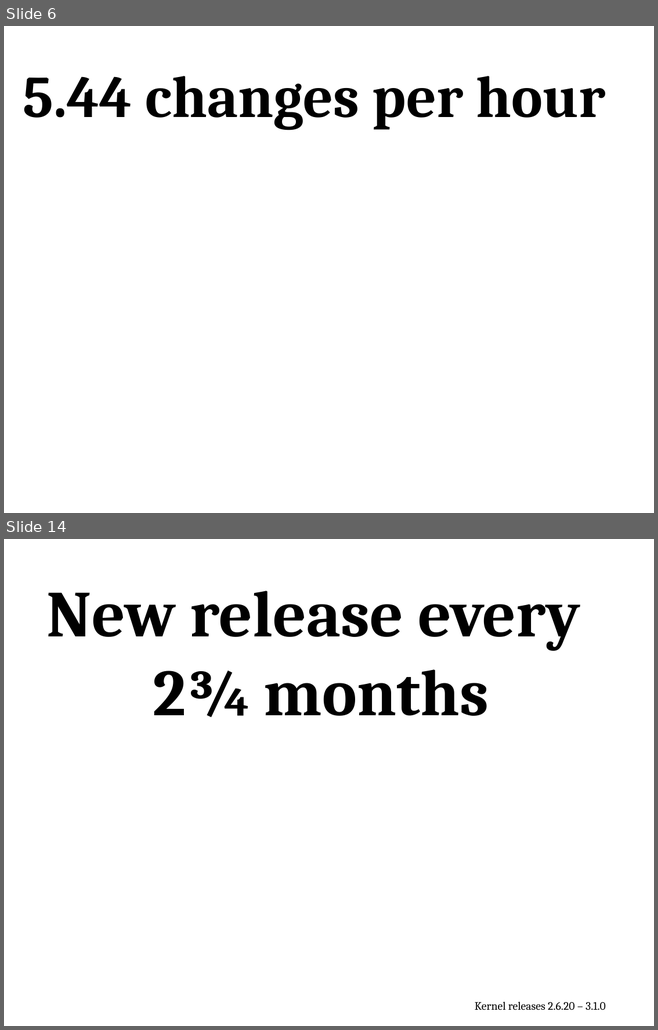
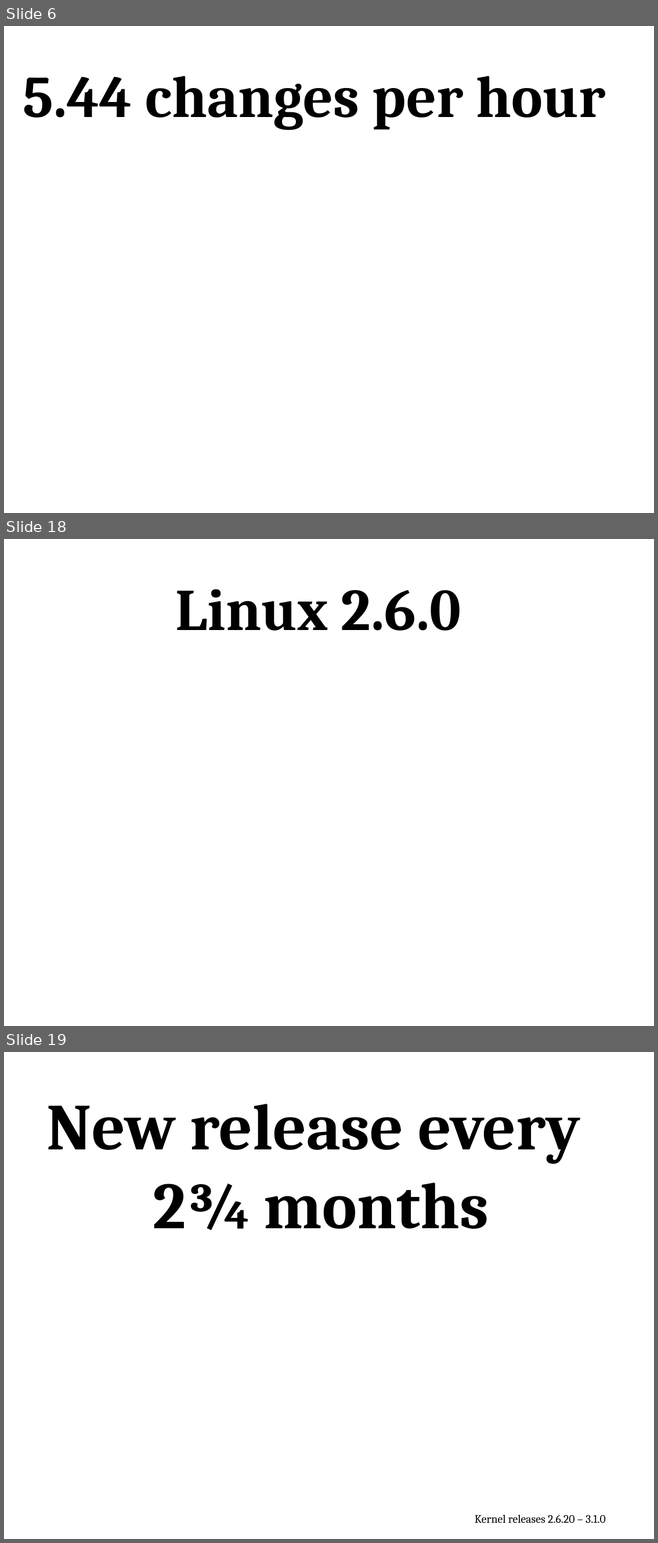
Before and after one commit to gregkh/kernel-development, a slide deck: kernel-development.odp. Shown one above the other, each under a label of ours: slides 6 and 14 before the commit, slides 6, 18 and 19 after it; the slides between them are not shown. The pictures are 658x1030 and 658x1543 pixels, drawn with LibreOffice and Linux fonts; fonts in the diff are those of the drawing; background and template pictures are left out. Boxes give left, top, right and bottom in pixels: in the first picture for what was removed or moved away, otherwise in the second. Text is boxed around its words. In the diff, an @@ line names an element or a change of style, - is before the commit and + after.

```diff
--- a/kernel-development.odp
+++ b/kernel-development.odp
@@ slide 18 added at (4,539,654,1026), background #FFFFFF @@
@@ text added at (176,589,461,631), 72 pt, text #000000, bold @@
+Linux 2.6.0
@@ what was slide 14 is now slide 19 @@
```
Also in this commit, not shown: 3 slides changed, 14 other slides added, 4 slides removed, 1 other file.
